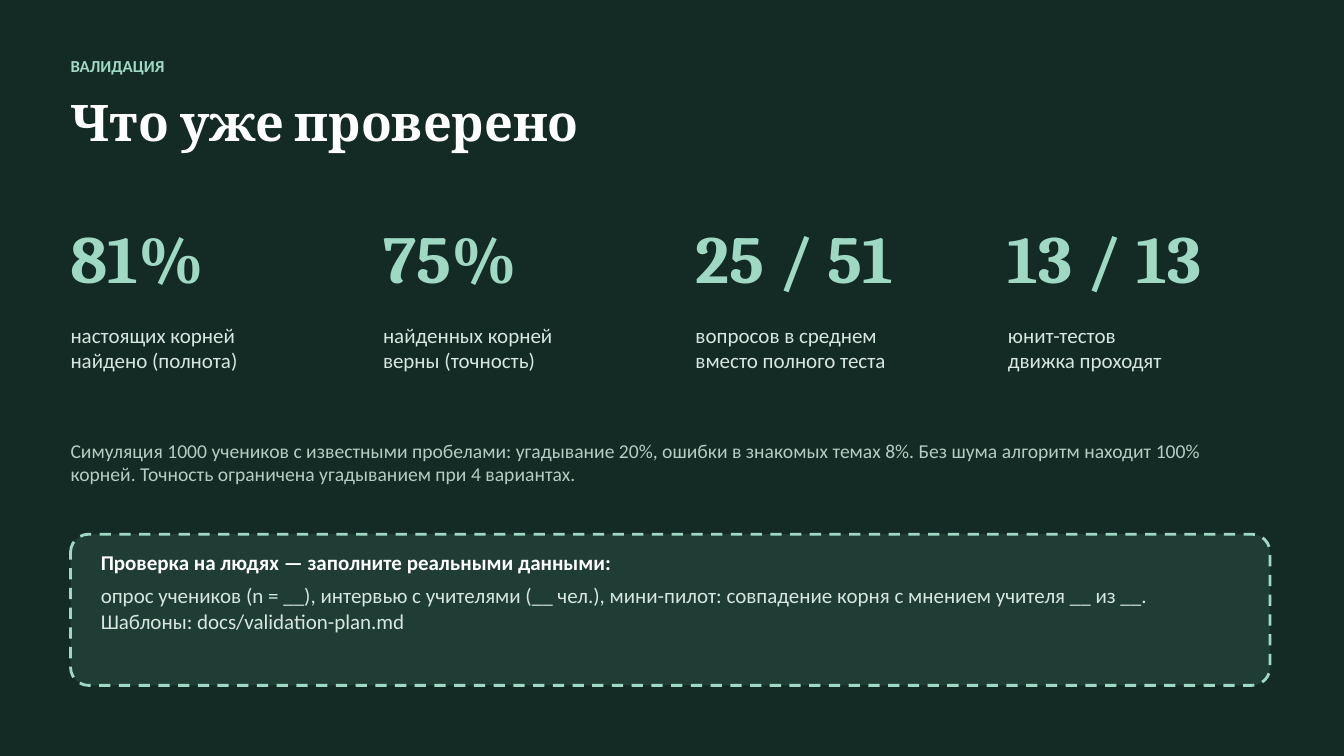
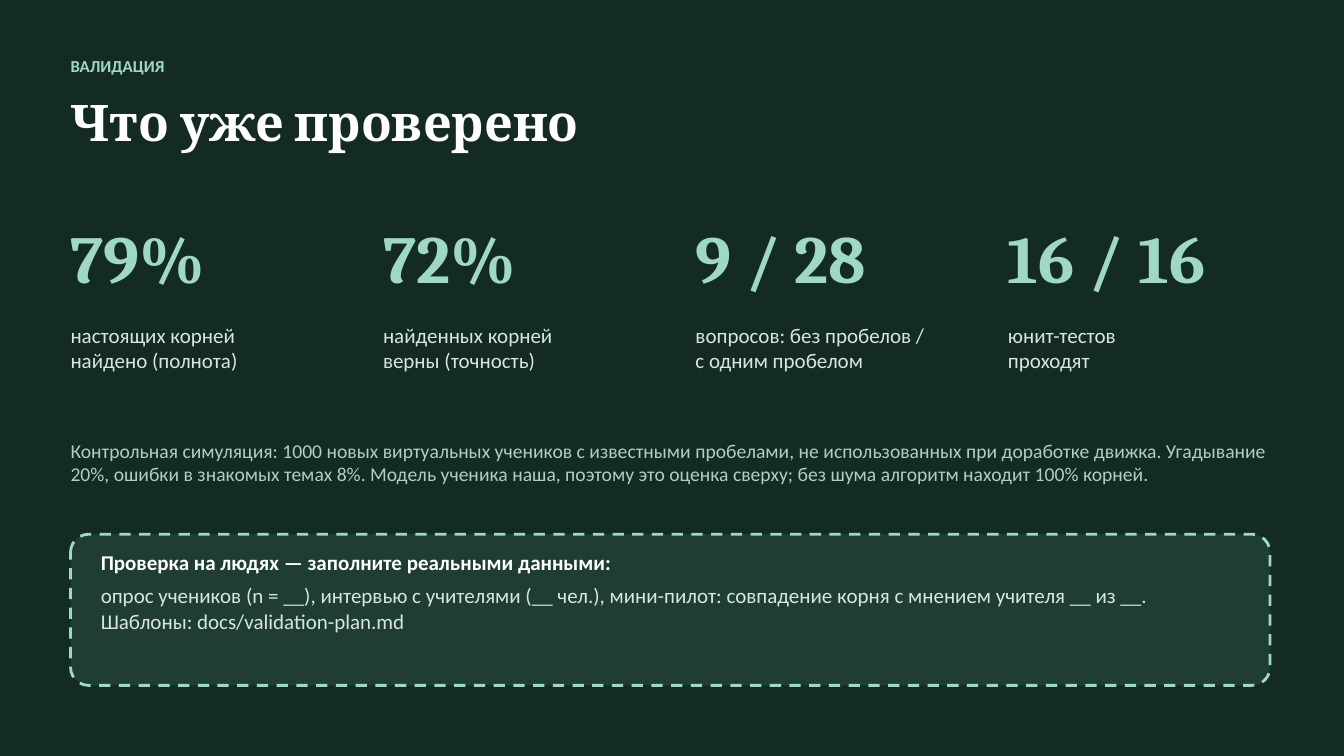
Before and after one commit to sas1k00/hackathonchik, a slide deck: slide 9 of docs/Tamyr_VentureHack2026.pptx (slide 8 before the commit). Drawn at 1344x756 pixels with LibreOffice and Linux fonts; fonts in the diff are those of the drawing. Boxes give left, top, right and bottom in pixels: in the first picture for what was removed or moved away, otherwise in the second. Text is boxed around its words. In the diff, an @@ line names an element or a change of style, - is before the commit and + after.

```diff
--- a/docs/Tamyr_VentureHack2026.pptx
+++ b/docs/Tamyr_VentureHack2026.pptx
@@ text at box(71, 237, 206, 285): text changed @@
-81%
+79%
@@ text at box(383, 237, 516, 285): text changed @@
-75%
+72%
@@ text at box(695, 237, 866, 284): text changed @@
-25 / 51
+9 / 28
@@ text at box(1008, 237, 1205, 284): text changed @@
-13 / 13
+16 / 16
@@ text at box(695, 329, 911, 372): text changed @@
-вопросов в среднем
-вместо полного теста
+вопросов: без пробелов /
+с одним пробелом
@@ text at box(1008, 333, 1116, 372): text changed @@
-юнит-тестов
-движка проходят
+юнит-тестов
+проходят
@@ text at box(71, 444, 1266, 484): text changed @@
-Симуляция 1000 учеников с известными пробелами: угадывание 20%, ошибки в знакомых темах 8%. Без шума алгоритм находит 100% корней. Точность ограничена угадыванием при 4 вариантах.
+Контрольная симуляция: 1000 новых виртуальных учеников с известными пробелами, не использованных при доработке движка. Угадывание 20%, ошибки в знакомых темах 8%. Модель ученика наша, поэтому это оценка сверху; без шума алгоритм находит 100% корней.
```
Also in this commit, not shown: 5 other slides changed, 1 slide added, 11 other files.
